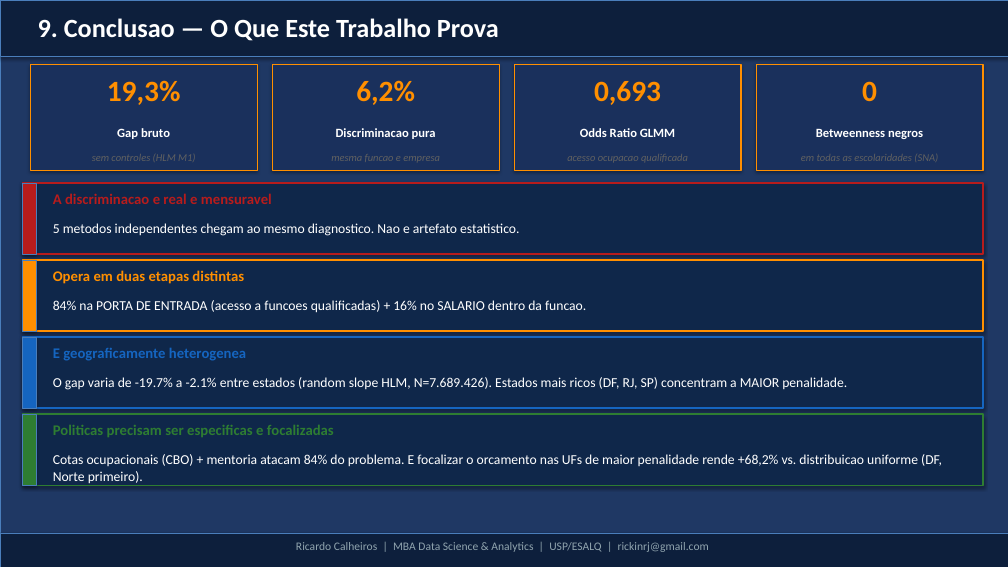
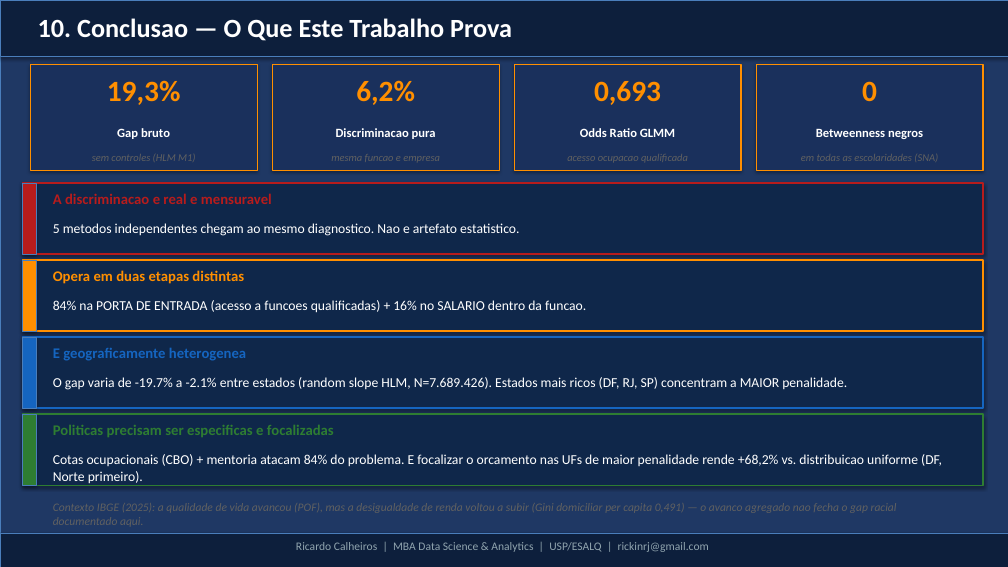
Before and after one commit to rickinrj-ux/ProjetoRacismoPNAD, a slide deck: slide 11 of apresentacao_executiva_tcc.pptx (slide 10 before the commit). Drawn at 1008x567 pixels with LibreOffice and Linux fonts; fonts in the diff are those of the drawing. Boxes give left, top, right and bottom in pixels: in the first picture for what was removed or moved away, otherwise in the second. Text is boxed around its words. In the diff, an @@ line names an element or a change of style, - is before the commit and + after.

```diff
--- a/apresentacao_executiva_tcc.pptx
+++ b/apresentacao_executiva_tcc.pptx
@@ text at [38, 18, 512, 41]: text changed @@
-9. Conclusao — O Que Este Trabalho Prova
+10. Conclusao — O Que Este Trabalho Prova
@@ text added at [53, 503, 897, 526], 11 pt, text #616161, italic @@
+Contexto IBGE (2025): a qualidade de vida avancou (POF), mas a desigualdade de renda voltou a subir (Gini domiciliar per capita 0,491) — o avanco agregado nao fecha o gap racial documentado aqui.
```
Also in this commit, not shown: 8 other slides changed, 1 slide added, 10 other files.
